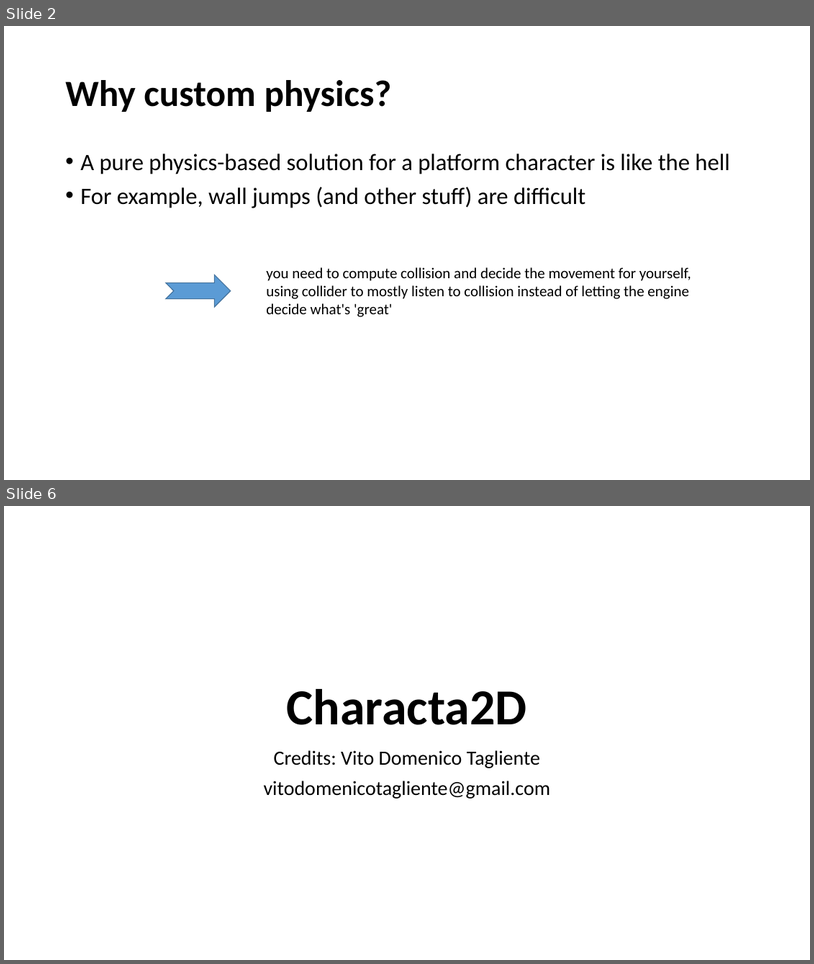
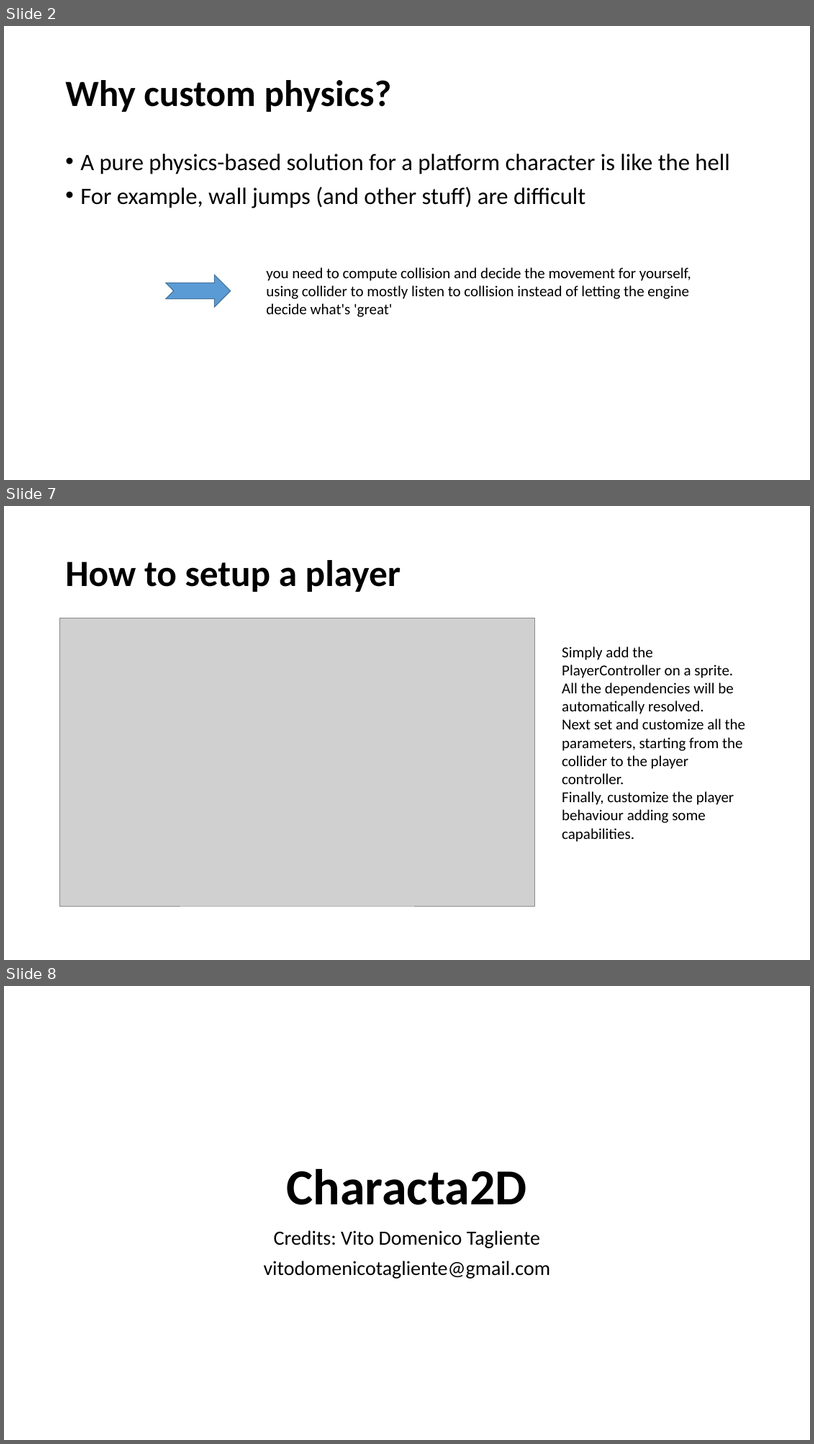
Before and after one commit to vitodtagliente/Characta2D, a slide deck: Assets/Characta2D/Documentation/Characta2D.pptx. Shown one above the other, each under a label of ours: slides 2 and 6 before the commit, slides 2, 7 and 8 after it; the slides between them are not shown. The pictures are 814x964 and 814x1444 pixels, drawn with LibreOffice and Linux fonts; fonts in the diff are those of the drawing; grey boxes stand for pictures. Boxes give left, top, right and bottom in pixels: in the first picture for what was removed or moved away, otherwise in the second. Text is boxed around its words. In the diff, an @@ line names an element or a change of style, - is before the commit and + after.

```diff
--- a/Assets/Characta2D/Documentation/Characta2D.pptx
+++ b/Assets/Characta2D/Documentation/Characta2D.pptx
@@ slide 7 added at (x1=4, y1=506, x2=810, y2=960), background #FFFFFF @@
@@ title added at (x1=65, y1=560, x2=401, y2=592), 44 pt, text #000000, bold @@
+How to setup a player
@@ picture added at (x1=59, y1=618, x2=535, y2=906) @@
@@ text added at (x1=562, y1=646, x2=746, y2=842), 18 pt, text #000000 @@
+Simply add the PlayerController on a sprite. All the dependencies will be automatically resolved.
+Next set and customize all the parameters, starting from the collider to the player controller.
+Finally, customize the player behaviour adding some capabilities.
@@ what was slide 6 is now slide 8 @@
```
Also in this commit, not shown: 3 slides changed, 1 other slide added, 11 other files.
